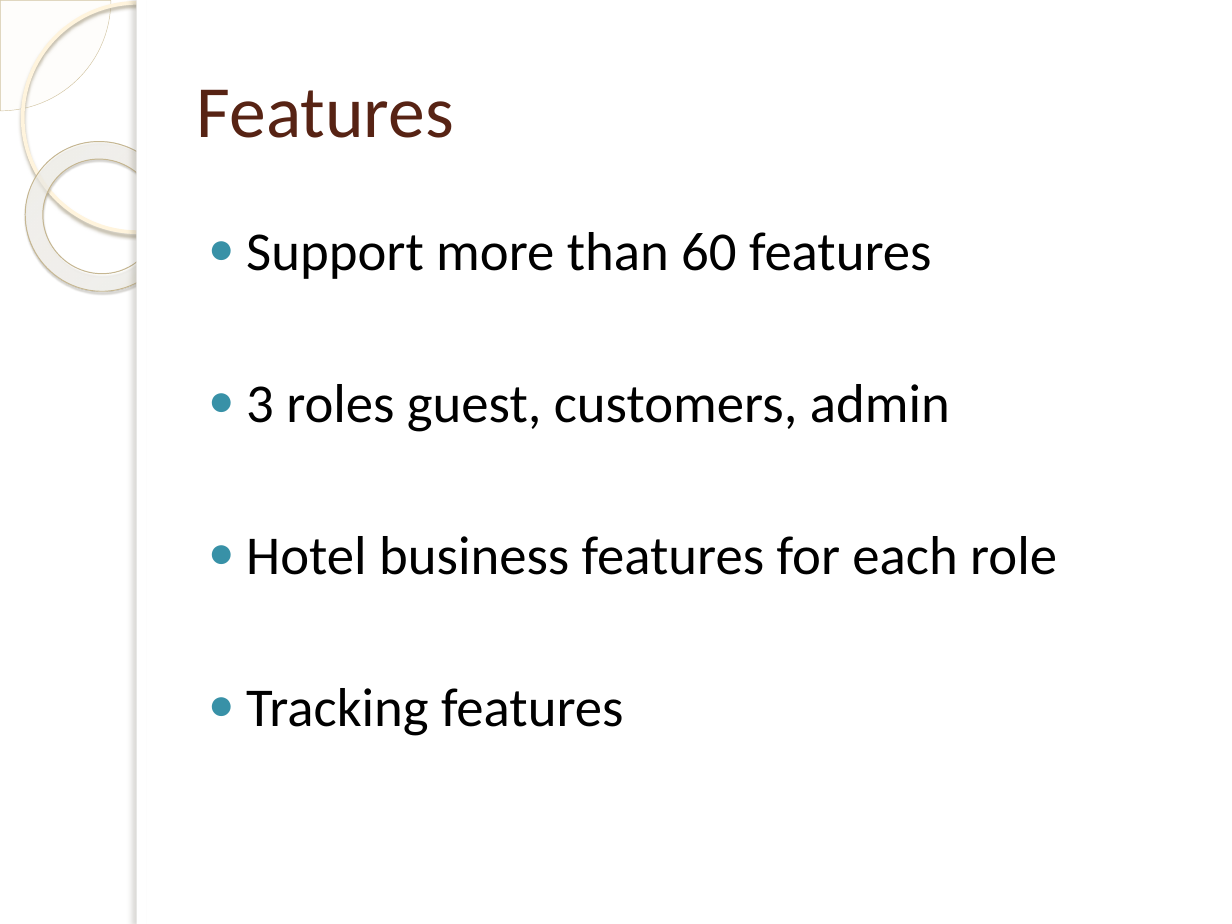
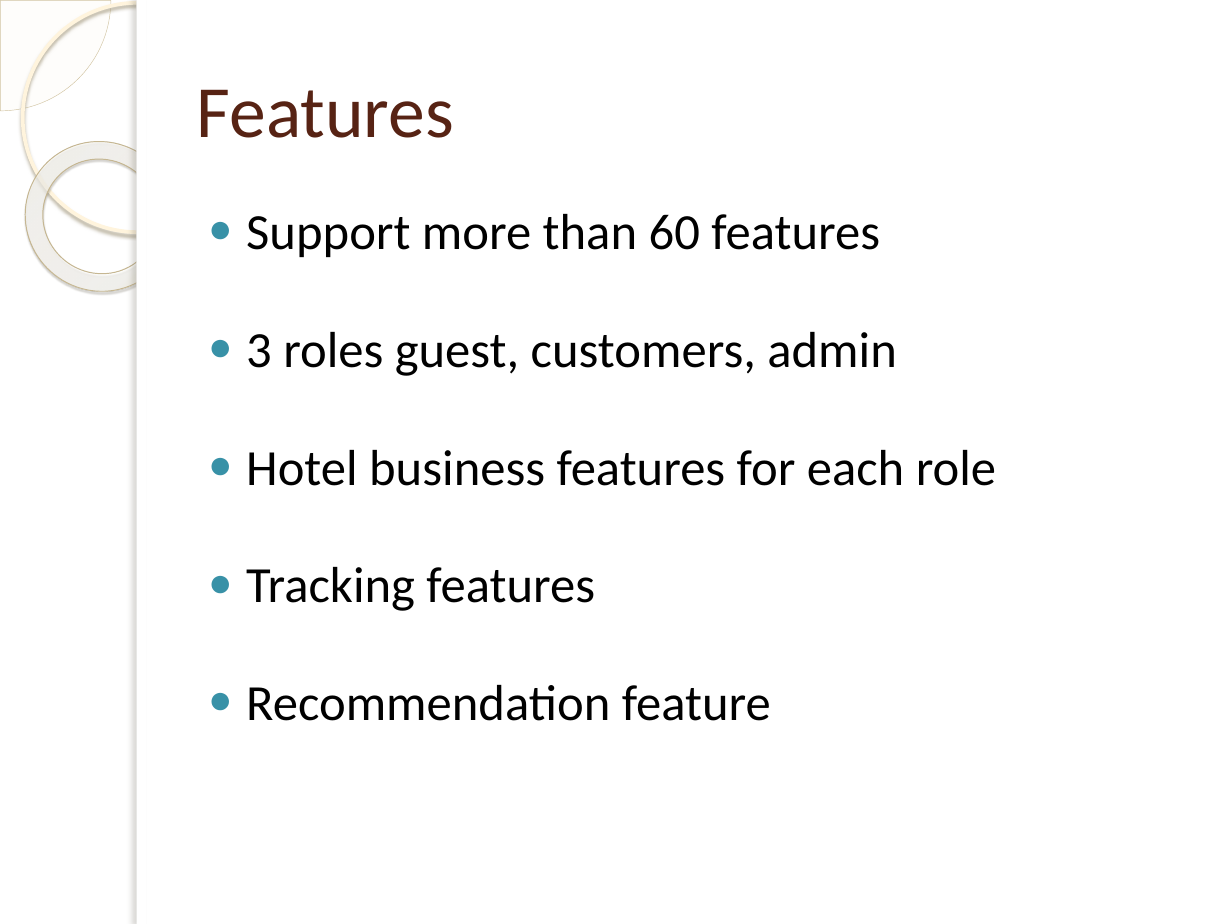
Before and after one commit to dohungcuongdev/thesis-documentation, a slide deck: slide 21 of Thesis-review.pptx. Drawn at 1232x924 pixels with LibreOffice and Linux fonts; fonts in the diff are those of the drawing; background and template pictures are left out. Boxes give left, top, right and bottom in pixels: in the first picture for what was removed or moved away, otherwise in the second. Text is boxed around its words. In the diff, an @@ line names an element or a change of style, - is before the commit and + after.

```diff
--- a/Thesis-review.pptx
+++ b/Thesis-review.pptx
@@ text at (246, 214, 996, 611): size 32 to 29.6 pt in "Support more than 60 features", "3 roles guest, customers, admin", "Hotel business features for each role", "Tracking features"; line spacing 1 to 0.8 @@
@@ text at (246, 685, 771, 721): paragraph added @@
+● Recommendation feature
```
Also in this commit, not shown: 6 other slides changed.
